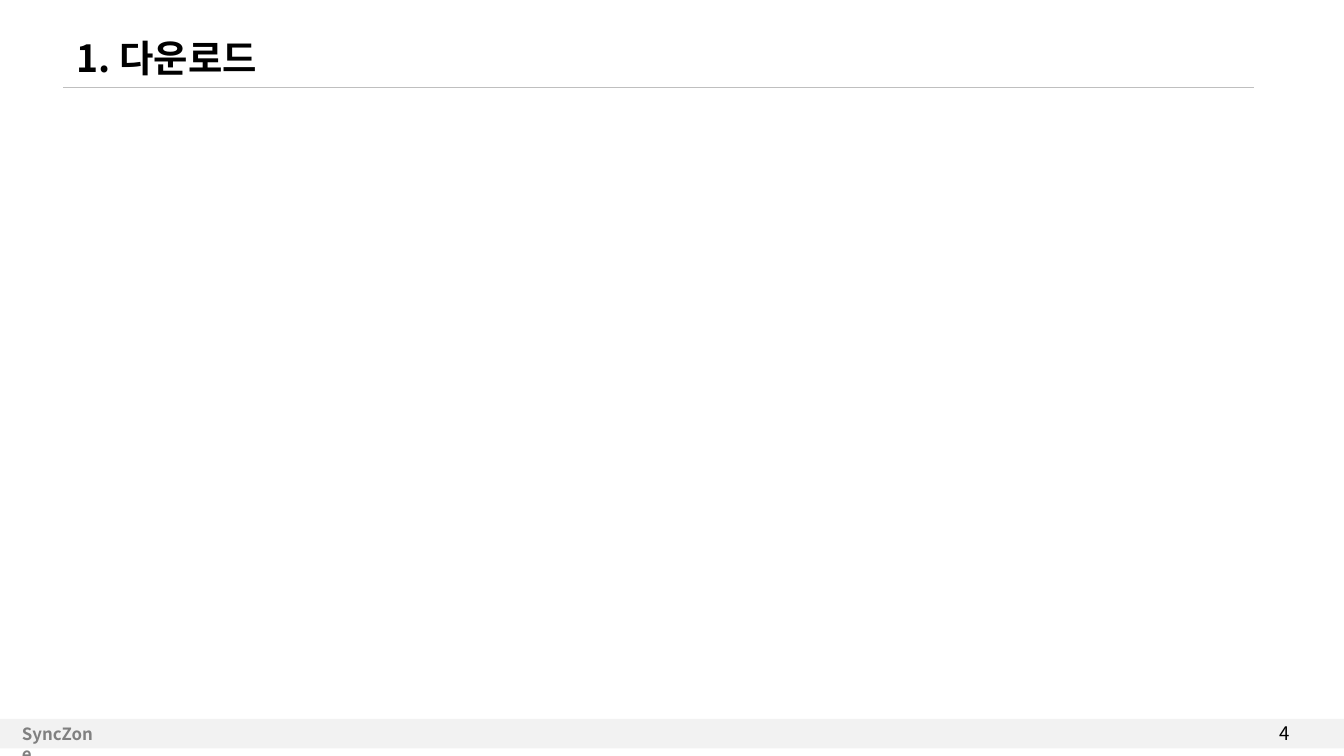
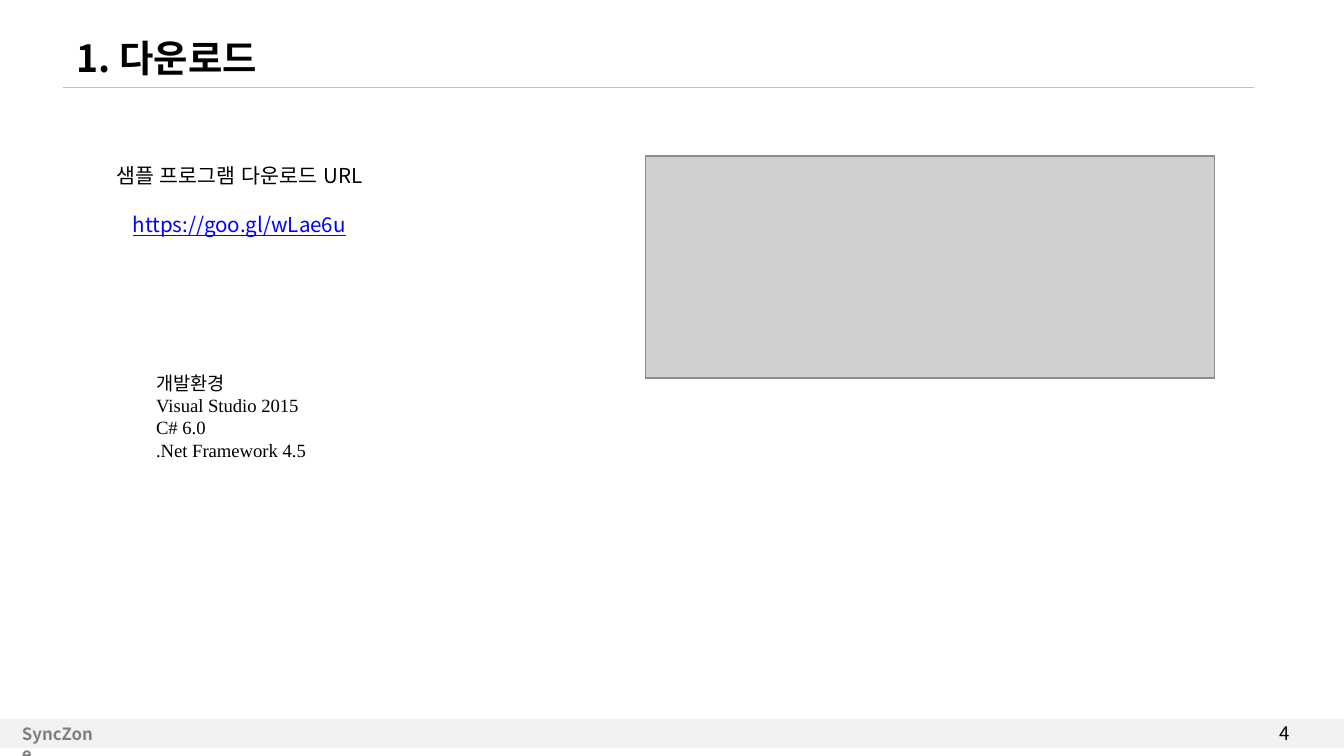
Before and after one commit to kkr3212/Examples, a slide deck: slide 4 of RPGGame_Docs/AegisNetwork_RPGServer.pptx. Drawn at 1344x756 pixels with LibreOffice and Linux fonts; fonts in the diff are those of the drawing; grey boxes stand for pictures. Boxes give left, top, right and bottom in pixels: in the first picture for what was removed or moved away, otherwise in the second. Text is boxed around its words. In the diff, an @@ line names an element or a change of style, - is before the commit and + after.

```diff
--- a/RPGGame_Docs/AegisNetwork_RPGServer.pptx
+++ b/RPGGame_Docs/AegisNetwork_RPGServer.pptx
@@ text added at (116, 166, 362, 237), 11 pt, text #0000FF, underline @@
+샘플 프로그램 다운로드 URL
+https://goo.gl/wLae6u
@@ picture added at (645, 156, 1214, 378) @@
@@ text added at (156, 374, 306, 458), 10 pt, text #000000 @@
+개발환경
+Visual Studio 2015
+C# 6.0
+.Net Framework 4.5
```
Also in this commit, not shown: 3 other slides changed, 3 slides added, 6 other files.
